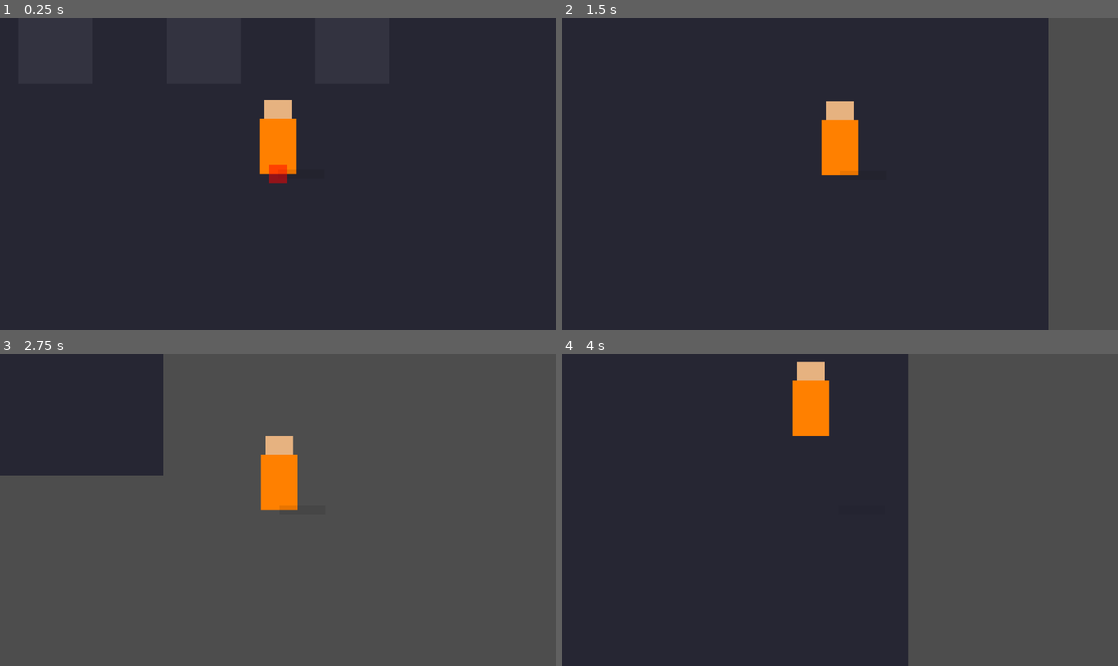
Above: before the commit, frames 1-4 (two rows, left to right).
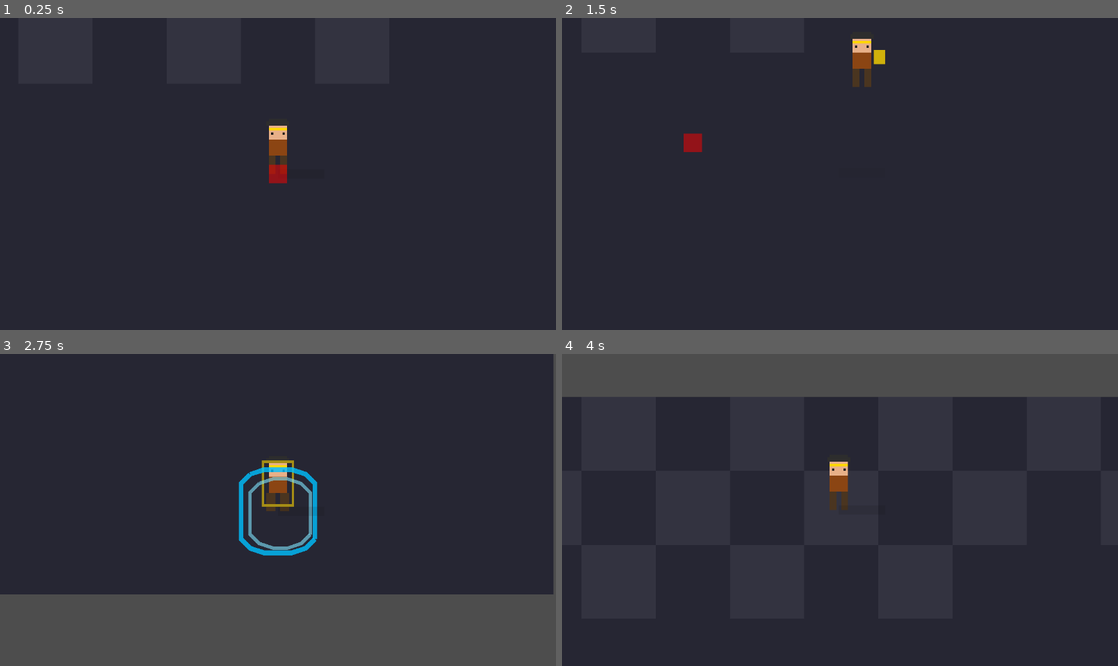
Above: after the commit, the same moments.

Repository: Moya-Gao/pixel-wukong
Game: Godot game, scene res://scenes/levels/test_level.tscn
Same seed, same stepped clock (60 frames per second), same inputs: the game is played once before the commit and once after it.
Inputs:
- Up to frame 1 (0.25 s): no input
- Up to frame 2 (1.5 s): tap Enter at 0.5 s; hold D (move_right) 0.53-1.28 s; tap K (attack_heavy) at 0.6 s; tap Space (jump) at 0.77, 1.07 s; tap J (attack_light) at 0.8, 1.35 s; hold S (move_down) from 1.28 s (still down)
- Up to frame 3 (2.75 s): tap Space (jump) at 1.52, 1.82 s; tap I (block, bound only after the commit) at 1.55 s; release S (move_down) at 2.03 s; hold D (move_right) from 2.03 s (still down); hold I (block, bound only after the commit) from 2.03 s (still down); tap Alt (block, bound only before the commit) at 2.3 s
- Up to frame 4 (4 s): release D (move_right) at 2.78 s; release I (block, bound only after the commit) at 2.78 s; hold W (move_up) 2.78-3.53 s; tap Alt (block, bound only before the commit) at 2.85 s; tap Space (jump) at 3.02, 3.32, 3.77, 3.8 s; tap Ctrl (dodge) at 3.05, 3.6 s; hold A (move_left) from 3.53 s (still down)

The runs differ from the first frame. In frame 1, 1.5% of the frame differs, in the area x 46-54%, y 26-51%; in frame 2, 15%; in frame 3, 65%, in the area x 0-100%, y 0-78%; in frame 4, 42%.

Commit message:
实现玩家战斗系统和自动化测试
- 玩家像素精灵动画系统（idle/run/jump/attack/dodge/block）
- 攻击系统：轻攻击三连击、重攻击
- 闪避系统：无敌帧、冷却、方向闪避
- 格挡系统：完美格挡窗口、护盾视觉反馈
- 自动化测试框架：无头测试 + 截图验证

Co-Authored-By: Claude Opus 4.6 <noreply@anthropic.com>

Diff:
--- a/project.godot
+++ b/project.godot
@@ -77,7 +77,7 @@
 }
 block={
 "deadzone": 0.5,
-"events": [Object(InputEventKey,"resource_local_to_scene":fa …(140 unchanged characters)… d":false,"keycode":0,"physical_keycode":4194328,"key_label":0,"unicode":0,"location":0,"echo":false,"script":null)
+"events": [Object(InputEventKey,"resource_local_to_scene":fa …(140 unchanged characters)… d":false,"keycode":0,"physical_keycode":73,"key_label":0,"unicode":105,"location":0,"echo":false,"script":null)
 ]
 }
 
--- /dev/null
+++ b/resources/player_sprites.tres
@@ -0,0 +1,111 @@
+[gd_resource type="SpriteFrames" format=3 uid="uid://bq5qm8x6nvhqq"]
+
+[ext_resource type="Texture2D" path="res://assets/sprites/player/idle_1.png" id="idle_1"]
+[ext_resource type="Texture2D" path="res://assets/sprites/player/idle_2.png" id="idle_2"]
+[ext_resource type="Texture2D" path="res://assets/sprites/player/run_1.png" id="run_1"]
+[ext_resource type="Texture2D" path="res://assets/sprites/player/run_2.png" id="run_2"]
+[ext_resource type="Texture2D" path="res://assets/sprites/player/run_3.png" id="run_3"]
+[ext_resource type="Texture2D" path="res://assets/sprites/player/run_4.png" id="run_4"]
+[ext_resource type="Texture2D" path="res://assets/sprites/player/jump_rise.png" id="jump_rise"]
+[ext_resource type="Texture2D" path="res://assets/sprites/player/jump_fall.png" id="jump_fall"]
+[ext_resource type="Texture2D" path="res://assets/sprites/player/attack_light_1.png" id="attack_light_1"]
+[ext_resource type="Texture2D" path="res://assets/sprites/player/attack_light_2.png" id="attack_light_2"]
+[ext_resource type="Texture2D" path="res://assets/sprites/player/attack_light_3.png" id="attack_light_3"]
+[ext_resource type="Texture2D" path="res://assets/sprites/player/attack_heavy.png" id="attack_heavy"]
+[ext_resource type="Texture2D" path="res://assets/sprites/player/dodge.png" id="dodge"]
+[ext_resource type="Texture2D" path="res://assets/sprites/player/block.png" id="block"]
+
+[resource]
+animations = [{
+"frames": [{
+"duration": 1.0,
+"texture": ExtResource("idle_1")
+}, {
+"duration": 1.0,
+"texture": ExtResource("idle_2")
+}],
+"loop": true,
+"name": &"idle",
+"speed": 3.0
+}, {
+"frames": [{
+"duration": 1.0,
+"texture": ExtResource("run_1")
+}, {
+"duration": 1.0,
+"texture": ExtResource("run_2")
+}, {
+"duration": 1.0,
+"texture": ExtResource("run_3")
+}, {
+"duration": 1.0,
+"texture": ExtResource("run_4")
+}],
+"loop": true,
+"name": &"run",
+"speed": 8.0
+}, {
+"frames": [{
+"duration": 1.0,
+"texture": ExtResource("jump_rise")
+}],
+"loop": false,
+"name": &"jump_rise",
+"speed": 1.0
+}, {
+"frames": [{
+"duration": 1.0,
+"texture": ExtResource("jump_fall")
+}],
+"loop": false,
+"name": &"jump_fall",
+"speed": 1.0
+}, {
+"frames": [{
+"duration": 1.0,
+"texture": ExtResource("attack_light_1")
+}],
+"loop": false,
+"name": &"attack_light_1",
+"speed": 10.0
+}, {
+"frames": [{
+"duration": 1.0,
+"texture": ExtResource("attack_light_2")
+}],
+"loop": false,
+"name": &"attack_light_2",
+"speed": 10.0
+}, {
+"frames": [{
+"duration": 1.0,
+"texture": ExtResource("attack_light_3")
+}],
+"loop": false,
+"name": &"attack_light_3",
+"speed": 10.0
+}, {
+"frames": [{
+"duration": 1.0,
+"texture": ExtResource("attack_heavy")
+}],
+"loop": false,
+"name": &"attack_heavy",
+"speed": 6.0
+}, {
+"frames": [{
+"duration": 1.0,
+"texture": ExtResource("dodge")
+}],
+"loop": false,
+"name": &"dodge",
+"speed": 12.0
+}, {
+"frames": [{
+"duration": 1.0,
+"texture": ExtResource("block")
+}],
+"loop": false,
+"name": &"block",
+"speed": 1.0
+}]
--- a/scenes/player.tscn
+++ b/scenes/player.tscn
@@ -1,7 +1,8 @@
-[gd_scene load_steps=5 format=3 uid="uid://c8hbxrxvxwx2j"]
+[gd_scene load_steps=6 format=3 uid="uid://c8hbxrxvxwx2j"]
 
 [ext_resource type="Script" path="res://scripts/player/player_controller.gd" id="1_player"]
 [ext_resource type="Script" path="res://scripts/player/player_state.gd" id="2_state"]
+[ext_resource type="SpriteFrames" path="res://resources/player_sprites.tres" id="3_sprites"]
 
 [sub_resource type="CircleShape2D" id="CircleShape2D_body"]
 radius = 8.0
@@ -21,19 +22,35 @@
 [node name="SpriteRoot" type="Node2D" parent="."]
 position = Vector2(0, 0)
 
-[node name="Body" type="ColorRect" parent="SpriteRoot"]
-offset_left = -8.0
-offset_top = -24.0
-offset_right = 8.0
-offset_bottom = 0.0
-color = Color(1, 0.5, 0, 1)
+[node name="AnimatedSprite2D" type="AnimatedSprite2D" parent="SpriteRoot"]
+position = Vector2(0, -12)
+sprite_frames = ExtResource("3_sprites")
+animation = &"idle"
+autoplay = ""
 
-[node name="Head" type="ColorRect" parent="SpriteRoot"]
-offset_left = -6.0
-offset_top = -32.0
-offset_right = 6.0
-offset_bottom = -24.0
-color = Color(0.9, 0.7, 0.5, 1)
+[node name="ShieldEffect" type="Node2D" parent="SpriteRoot"]
+visible = false
+
+[node name="ShieldOuter" type="Line2D" parent="SpriteRoot/ShieldEffect"]
+points = PackedVector2Array(-12, -16, -16, -12, -16, -6, -16, 0, -16, 6, -16, 12, -12, 16, -6, 18, 0, 18, 6, 18, 12, 16, 16, 12, 16, 12, 16, 6, 16, 0, 16, -6, 16, -12, 12, -16, 6, -18, 0, -18, -6, -18, -12, -16)
+closed = true
+width = 2.0
+default_color = Color(0, 0.75, 1, 0.8)
+
+[node name="ShieldInner" type="Line2D" parent="SpriteRoot/ShieldEffect"]
+points = PackedVector2Array(-8, -12, -12, -8, -12, -2, -12, 4, -12, 10, -8, 14, -2, 16, 4, 16, 10, 14, 14, 10, 14, 10, 14, 4, 14, -2, 14, -8, 10, -12, 4, -14, -2, -14, -8, -12)
+closed = true
+width = 1.5
+default_color = Color(0.5, 0.9, 1, 0.6)
+
+[node name="PerfectBlockGlow" type="PointLight2D" parent="SpriteRoot/ShieldEffect"]
+position = Vector2(0, -10)
+color = Color(1, 0.85, 0, 1)
+energy = 2.0
+enabled = false
+shadow_enabled = false
+texture = null
+texture_scale = 0.5
 
 [node name="Shadow" type="ColorRect" parent="."]
 offset_left = -10.0
--- a/scripts/player/player_controller.gd
+++ b/scripts/player/player_controller.gd
@@ -1,5 +1,6 @@
 extends CharacterBody2D
 
+# 移动参数
 const SPEED = 200.0
 
 # 跳跃参数
@@ -10,18 +11,86 @@
 const JUMP_GRAVITY = 600.0
 
 # 视觉偏移（伪3D效果）
-var visual_offset_x = 0.0  # 跳跃时的视觉水平偏移
-const MAX_VISUAL_OFFSET = 15.0  # 最大视觉偏移量
+var visual_offset_x = 0.0
+const MAX_VISUAL_OFFSET = 15.0
 
 # 朝向
 var facing_right = true
 
+# 当前动画状态
+var current_anim = ""
+
+# 攻击系统
+var is_attacking = false
+var attack_combo = 0
+var attack_timer = 0.0
+var combo_window_timer = 0.0
+var can_combo = false
+
+const ATTACK_DURATION = 0.25
+const COMBO_WINDOW = 0.3
+const HEAVY_ATTACK_DURATION = 0.4
+
+# 闪避系统
+var is_dodging = false
+var dodge_timer = 0.0
+var dodge_direction = Vector2.RIGHT
+var is_invincible = false
+var dodge_cooldown_timer = 0.0
+
+const DODGE_SPEED = 400.0
+const DODGE_DURATION = 0.2
+const DODGE_COOLDOWN = 0.5
+const INVINCIBLE_START = 0.05
+const INVINCIBLE_END = 0.15
+
+# 格挡系统
+var is_blocking = false
+var perfect_block_timer = 0.0
+var is_perfect_block = false
+
+const BLOCK_SPEED = 80.0  # 格挡时移动速度大幅降低
+const PERFECT_BLOCK_WINDOW = 0.15  # 完美格挡窗口
+
 # 节点引用
 @onready var sprite_root = $SpriteRoot
+@onready var animated_sprite = $SpriteRoot/AnimatedSprite2D
 @onready var shadow = $Shadow
+@onready var hitbox = $Hitbox
+@onready var hitbox_collision = $Hitbox/CollisionShape2D
+@onready var hurtbox = $Hurtbox
+@onready var shield_effect = $SpriteRoot/ShieldEffect
+@onready var perfect_block_glow = $SpriteRoot/ShieldEffect/PerfectBlockGlow
 
 func _physics_process(delta):
-	# 移动输入
+	# 更新冷却和计时器
+	if dodge_cooldown_timer > 0:
+		dodge_cooldown_timer -= delta
+	if perfect_block_timer > 0:
+		perfect_block_timer -= delta
+		if perfect_block_timer <= 0:
+			is_perfect_block = false
+
+	# 处理不同状态
+	if is_dodging:
+		_process_dodge(delta)
+	elif is_blocking:
+		_process_block(delta)
+	elif is_attacking:
+		_process_attack(delta)
+	else:
+		_process_movement(delta)
+
+	# 更新跳跃物理
+	if is_jumping:
+		_update_jump(delta)
+
+	move_and_slide()
+	_update_visual()
+	_update_animation()
+
+func _process_movement(delta):
+	"""处理移动输入"""
 	var direction = Vector2.ZERO
 	if Input.is_action_pressed("move_right"):
 		direction.x += 1
@@ -40,12 +109,215 @@
 	if Input.is_action_just_pressed("jump") and not is_jumping:
 		_start_jump()
 
-	# 更新跳跃物理
-	if is_jumping:
-		_update_jump(delta)
-
-	move_and_slide()
-	_update_visual()
+	# 格挡（按住）
+	if Input.is_action_pressed("block"):
+		_start_block()
+		return
+
+	# 闪避
+	if Input.is_action_just_pressed("dodge") and dodge_cooldown_timer <= 0:
+		_start_dodge(direction)
+		return
+
+	# 攻击输入
+	if Input.is_action_just_pressed("attack_light"):
+		_start_light_attack()
+	elif Input.is_action_just_pressed("attack_heavy"):
+		_start_heavy_attack()
+
+	# 连击窗口计时
+	if combo_window_timer > 0:
+		combo_window_timer -= delta
+		if combo_window_timer <= 0:
+			attack_combo = 0
+
+func _process_attack(delta):
+	"""处理攻击状态"""
+	attack_timer -= delta
+
+	# 攻击期间可以输入下一击或格挡
+	if can_combo and Input.is_action_just_pressed("attack_light"):
+		_queue_next_attack()
+
+	# 攻击期间可以取消为格挡
+	if Input.is_action_pressed("block"):
+		_end_attack()
+		_start_block()
+		return
+
+	# 攻击结束
+	if attack_timer <= 0:
+		_end_attack()
+
+func _process_dodge(delta):
+	"""处理闪避状态"""
+	dodge_timer -= delta
+
+	# 无敌帧管理
+	if dodge_timer <= DODGE_DURATION - INVINCIBLE_START and dodge_timer >= DODGE_DURATION - INVINCIBLE_END:
+		if not is_invincible:
+			is_invincible = true
+			_set_hurtbox_active(false)
+	else:
+		if is_invincible:
+			is_invincible = false
+			_set_hurtbox_active(true)
+
+	# 闪避移动
+	velocity = dodge_direction * DODGE_SPEED
+
+	# 闪避结束
+	if dodge_timer <= 0:
+		_end_dodge()
+
+func _process_block(delta):
+	"""处理格挡状态"""
+	# 格挡时可以缓慢移动
+	var direction = Vector2.ZERO
+	if Input.is_action_pressed("move_right"):
+		direction.x += 1
+		facing_right = true
+	if Input.is_action_pressed("move_left"):
+		direction.x -= 1
+		facing_right = false
+	if Input.is_action_pressed("move_down"):
+		direction.y += 1
+	if Input.is_action_pressed("move_up"):
+		direction.y -= 1
+
+	velocity = direction.normalized() * BLOCK_SPEED
+
+	# 更新完美格挡视觉
+	_update_shield_visual()
+
+	# 松开格挡键结束格挡
+	if not Input.is_action_pressed("block"):
+		_end_block()
+		return
+
+	# 格挡期间可以取消为闪避
+	if Input.is_action_just_pressed("dodge") and dodge_cooldown_timer <= 0:
+		_end_block()
+		_start_dodge(direction)
+		return
+
+func _start_block():
+	"""开始格挡"""
+	var was_blocking = is_blocking
+	is_blocking = true
+
+	# 只在刚按下时设置完美格挡窗口
+	if not was_blocking:
+		perfect_block_timer = PERFECT_BLOCK_WINDOW
+		is_perfect_block = true
+		# 取消当前攻击
+		if is_attacking:
+			_end_attack()
+
+	# 显示护盾效果
+	_show_shield_effect(true)
+
+func _end_block():
+	"""结束格挡"""
+	is_blocking = false
+	is_perfect_block = false
+	perfect_block_timer = 0.0
+
+	# 隐藏护盾效果
+	_show_shield_effect(false)
+
+func _show_shield_effect(show: bool):
+	"""显示或隐藏护盾效果"""
+	if shield_effect:
+		shield_effect.visible = show
+
+func _update_shield_visual():
+	"""更新护盾视觉效果"""
+	if perfect_block_glow:
+		perfect_block_glow.enabled = is_perfect_block
+
+func _start_dodge(direction: Vector2):
+	"""开始闪避"""
+	is_dodging = true
+	dodge_timer = DODGE_DURATION
+	dodge_cooldown_timer = DODGE_COOLDOWN
+
+	# 确定闪避方向
+	if direction.length() > 0.1:
+		dodge_direction = direction.normalized()
+	else:
+		dodge_direction = Vector2.RIGHT if facing_right else Vector2.LEFT
+
+	# 取消当前状态
+	if is_attacking:
+		_end_attack()
+	if is_blocking:
+		_end_block()
+
+func _end_dodge():
+	"""结束闪避"""
+	is_dodging = false
+	dodge_timer = 0
+	is_invincible = false
+	_set_hurtbox_active(true)
+	velocity = Vector2.ZERO
+
+func _set_hurtbox_active(active: bool):
+	"""设置受伤碰撞箱是否激活"""
+	if hurtbox:
+		for child in hurtbox.get_children():
+			if child is CollisionShape2D:
+				child.disabled = not active
+
+func _start_light_attack():
+	"""开始轻攻击"""
+	if attack_combo == 0:
+		attack_combo = 1
+	else:
+		attack_combo = min(attack_combo + 1, 3)
+
+	is_attacking = true
+	attack_timer = ATTACK_DURATION
+	can_combo = false
+	velocity = Vector2.ZERO
+
+	_activate_hitbox()
+
+func _start_heavy_attack():
+	"""开始重攻击"""
+	is_attacking = true
+	attack_combo = 0
+	attack_timer = HEAVY_ATTACK_DURATION
+	can_combo = false
+	velocity = Vector2.ZERO
+
+	_activate_hitbox()
+
+func _queue_next_attack():
+	"""预输入下一击"""
+	if attack_combo < 3:
+		combo_window_timer = COMBO_WINDOW
+
+func _end_attack():
+	"""结束攻击"""
+	is_attacking = false
+	attack_timer = 0
+	can_combo = false
+
+	if combo_window_timer <= 0:
+		attack_combo = 0
+
+	_deactivate_hitbox()
+
+func _activate_hitbox():
+	"""激活攻击碰撞箱"""
+	if hitbox_collision:
+		hitbox_collision.disabled = false
+
+func _deactivate_hitbox():
+	"""禁用攻击碰撞箱"""
+	if hitbox_collision:
+		hitbox_collision.disabled = true
 
 func _start_jump():
 	is_jumping = true
@@ -53,36 +325,27 @@
 	jump_velocity = sqrt(2 * JUMP_GRAVITY * MAX_JUMP_HEIGHT)
 
 func _update_jump(delta):
-	# 高度变化
 	jump_velocity -= JUMP_GRAVITY * delta
 	jump_height += jump_velocity * delta
 
-	# 落地检测
 	if jump_height <= 0.0:
 		jump_height = 0.0
 		jump_velocity = 0.0
 		is_jumping = false
 
 func _update_visual():
-	# 计算跳跃时的视觉偏移（往朝向方向偏移）
 	if is_jumping:
-		# 视觉偏移随高度变化：上升时增加，下降时减少
 		var height_ratio = jump_height / MAX_JUMP_HEIGHT
 		visual_offset_x = MAX_VISUAL_OFFSET * height_ratio
 	else:
 		visual_offset_x = 0.0
 
-	# 应用视觉偏移（只有精灵偏移，实际位置不变）
 	if sprite_root:
-		# 根据朝向决定偏移方向
 		var offset_direction = 1 if facing_right else -1
 		sprite_root.position.x = visual_offset_x * offset_direction
 		sprite_root.position.y = -jump_height
-
-		# 根据朝向翻转精灵
 		sprite_root.scale.x = 1 if facing_right else -1
 
-	# 阴影保持在原地（不偏移）
 	if shadow:
 		shadow.position.x = 0
 		if is_jumping:
@@ -90,3 +353,59 @@
 			shadow.modulate.a = alpha
 		else:
 			shadow.modulate.a = 0.3
+
+func _update_animation():
+	"""根据玩家状态更新动画"""
+	if not animated_sprite:
+		return
+
+	var new_anim = ""
+
+	# 状态优先级：闪避 > 格挡 > 攻击 > 跳跃 > 移动 > 站立
+	if is_dodging:
+		new_anim = "dodge"
+	elif is_blocking:
+		new_anim = "block"
+	elif is_attacking:
+		if attack_combo == 0:
+			new_anim = "attack_heavy"
+		else:
+			new_anim = "attack_light_%d" % attack_combo
+	elif is_jumping:
+		if jump_velocity > 0:
+			new_anim = "jump_rise"
+		else:
+			new_anim = "jump_fall"
+	elif velocity.length() > 10:
+		new_anim = "run"
+	else:
+		new_anim = "idle"
+
+	if new_anim != current_anim:
+		current_anim = new_anim
+		animated_sprite.play(new_anim)
+
+		# 攻击动画播放到一半时允许输入下一击
+		if new_anim.begins_with("attack"):
+			await get_tree().create_timer(ATTACK_DURATION * 0.5).timeout
+			can_combo = true
+
+# ========== 公共接口（供其他系统调用） ==========
+
+func can_take_damage() -> bool:
+	"""检查是否可以受到伤害"""
+	if is_dodging and is_invincible:
+		return false
+	return true
+
+func is_perfect_blocking() -> bool:
+	"""检查是否处于完美格挡状态"""
+	return is_blocking and is_perfect_block
+
+func get_block_state() -> Dictionary:
+	"""获取格挡状态信息"""
+	return {
+		"is_blocking": is_blocking,
+		"is_perfect": is_perfect_block,
+		"perfect_timer": perfect_block_timer
+	}
--- /dev/null
+++ b/scripts/tests/test_runner.gd
@@ -0,0 +1,249 @@
+## 测试运行器
+## 自动运行所有测试并输出结果
+extends SceneTree
+
+var tests_passed = 0
+var tests_failed = 0
+var current_test_name = ""
+
+func _init():
+	print("\n========================================")
+	print("  像素悟空 - 自动化测试")
+	print("========================================\n")
+
+func _initialize():
+	# 运行测试
+	await _run_all_tests()
+
+	# 输出结果
+	_print_summary()
+
+	# 退出
+	quit(0 if tests_failed == 0 else 1)
+
+func _run_all_tests():
+	# 测试玩家功能
+	await _run_test("玩家初始化", _test_player_init)
+	await _run_test("玩家动画状态", _test_player_animation)
+	await _run_test("玩家移动", _test_player_movement)
+	await _run_test("玩家攻击系统", _test_player_attack)
+	await _run_test("玩家闪避系统", _test_player_dodge)
+	await _run_test("玩家格挡系统", _test_player_block)
+
+func _run_test(test_name: String, test_func: Callable):
+	current_test_name = test_name
+	print("[测试] %s..." % test_name)
+
+	var result = await test_func.call()
+
+	if result is bool and result == true:
+		tests_passed += 1
+		print("  ✅ 通过\n")
+	else:
+		tests_failed += 1
+		var error_msg = result if result is String else "未知错误"
+		print("  ❌ 失败: %s\n" % error_msg)
+
+func _print_summary():
+	print("========================================")
+	print("  测试完成: %d 通过, %d 失败" % [tests_passed, tests_failed])
+	print("========================================\n")
+
+# ========== 测试用例 ==========
+
+func _test_player_init() -> Variant:
+	"""测试玩家初始化"""
+	var player = _create_player()
+
+	if not player:
+		return "无法创建玩家实例"
+
+	if not player.has_method("_physics_process"):
+		return "玩家缺少 _physics_process 方法"
+
+	if player.facing_right != true:
+		return "玩家初始朝向应为右侧"
+
+	return true
+
+func _test_player_animation() -> Variant:
+	"""测试玩家动画状态"""
+	var player = _create_player()
+
+	if not player:
+		return "无法创建玩家实例"
+
+	# 直接获取子节点（不依赖 @onready）
+	var sprite_root = player.get_node_or_null("SpriteRoot")
+	if not sprite_root:
+		return "缺少 SpriteRoot 节点"
+
+	var animated_sprite = sprite_root.get_node_or_null("AnimatedSprite2D")
+	if not animated_sprite:
+		return "缺少 AnimatedSprite2D 组件"
+
+	# 检查动画资源
+	var sprite_frames = animated_sprite.sprite_frames
+	if not sprite_frames:
+		return "缺少 SpriteFrames 资源"
+
+	var animations = sprite_frames.get_animation_names()
+	var required_anims = ["idle", "run", "jump_rise", "jump_fall"]
+
+	for anim in required_anims:
+		if anim not in animations:
+			return "缺少动画: %s" % anim
+
+	return true
+
+func _test_player_movement() -> Variant:
+	"""测试玩家移动参数"""
+	var player = _create_player()
+
+	if not player:
+		return "无法创建玩家实例"
+
+	# 检查移动速度
+	if player.SPEED <= 0:
+		return "移动速度应大于 0"
+
+	# 检查跳跃参数
+	if player.MAX_JUMP_HEIGHT <= 0:
+		return "跳跃高度应大于 0"
+
+	if player.JUMP_GRAVITY <= 0:
+		return "跳跃重力应大于 0"
+
+	return true
+
+func _test_player_attack() -> Variant:
+	"""测试玩家攻击系统"""
+	var player = _create_player()
+
+	if not player:
+		return "无法创建玩家实例"
+
+	# 检查攻击参数
+	if player.ATTACK_DURATION <= 0:
+		return "攻击持续时间应大于 0"
+
+	if player.COMBO_WINDOW <= 0:
+		return "连击窗口应大于 0"
+
+	# 检查初始状态
+	if player.is_attacking != false:
+		return "初始状态不应在攻击中"
+
+	if player.attack_combo != 0:
+		return "初始连击数应为 0"
+
+	# 检查攻击动画资源
+	var sprite_root = player.get_node_or_null("SpriteRoot")
+	if sprite_root:
+		var animated_sprite = sprite_root.get_node_or_null("AnimatedSprite2D")
+		if animated_sprite:
+			var sprite_frames = animated_sprite.sprite_frames
+			if sprite_frames:
+				var animations = sprite_frames.get_animation_names()
+				var required_anims = ["attack_light_1", "attack_light_2", "attack_light_3", "attack_heavy"]
+				for anim in required_anims:
+					if anim not in animations:
+						return "缺少攻击动画: %s" % anim
+
+	return true
+
+func _test_player_dodge() -> Variant:
+	"""测试玩家闪避系统"""
+	var player = _create_player()
+
+	if not player:
+		return "无法创建玩家实例"
+
+	# 检查闪避参数
+	if player.DODGE_SPEED <= 0:
+		return "闪避速度应大于 0"
+
+	if player.DODGE_DURATION <= 0:
+		return "闪避持续时间应大于 0"
+
+	if player.DODGE_COOLDOWN <= 0:
+		return "闪避冷却应大于 0"
+
+	# 检查无敌帧设置
+	if player.INVINCIBLE_START >= player.INVINCIBLE_END:
+		return "无敌帧开始时间应小于结束时间"
+
+	# 检查初始状态
+	if player.is_dodging != false:
+		return "初始状态不应在闪避中"
+
+	if player.is_invincible != false:
+		return "初始状态不应无敌"
+
+	# 检查闪避动画
+	var sprite_root = player.get_node_or_null("SpriteRoot")
+	if sprite_root:
+		var animated_sprite = sprite_root.get_node_or_null("AnimatedSprite2D")
+		if animated_sprite:
+			var sprite_frames = animated_sprite.sprite_frames
+			if sprite_frames:
+				var animations = sprite_frames.get_animation_names()
+				if "dodge" not in animations:
+					return "缺少闪避动画: dodge"
+
+	return true
+
+func _test_player_block() -> Variant:
+	"""测试玩家格挡系统"""
+	var player = _create_player()
+
+	if not player:
+		return "无法创建玩家实例"
+
+	# 检查格挡参数
+	if player.BLOCK_SPEED <= 0:
+		return "格挡移动速度应大于 0"
+
+	if player.PERFECT_BLOCK_WINDOW <= 0:
+		return "完美格挡窗口应大于 0"
+
+	# 检查初始状态
+	if player.is_blocking != false:
+		return "初始状态不应在格挡中"
+
+	if player.is_perfect_block != false:
+		return "初始状态不应处于完美格挡"
+
+	# 检查格挡动画
+	var sprite_root = player.get_node_or_null("SpriteRoot")
+	if sprite_root:
+		var animated_sprite = sprite_root.get_node_or_null("AnimatedSprite2D")
+		if animated_sprite:
+			var sprite_frames = animated_sprite.sprite_frames
+			if sprite_frames:
+				var animations = sprite_frames.get_animation_names()
+				if "block" not in animations:
+					return "缺少格挡动画: block"
+
+	# 检查公共接口
+	if not player.has_method("can_take_damage"):
+		return "缺少 can_take_damage 方法"
+
+	if not player.has_method("is_perfect_blocking"):
+		return "缺少 is_perfect_blocking 方法"
+
+	if not player.has_method("get_block_state"):
+		return "缺少 get_block_state 方法"
+
+	return true
+
+func _create_player():
+	"""创建玩家实例用于测试"""
+	var player_scene = load("res://scenes/player.tscn")
+	if not player_scene:
+		return null
+
+	var player = player_scene.instantiate()
+	# 添加到场景树以初始化 @onready 变量
+	root.add_child(player)
+	return player
Binary file added: assets/sprites/player/attack_heavy.png
Binary file added: assets/sprites/player/attack_light_1.png
Binary file added: assets/sprites/player/attack_light_2.png
Binary file added: assets/sprites/player/attack_light_3.png
Binary file added: assets/sprites/player/block.png
Binary file added: assets/sprites/player/dodge.png
Binary file added: assets/sprites/player/idle_1.png
Binary file added: assets/sprites/player/idle_2.png
Binary file added: assets/sprites/player/jump_fall.png
Binary file added: assets/sprites/player/jump_rise.png
Binary file added: assets/sprites/player/run_1.png
Binary file added: assets/sprites/player/run_2.png
(and 5 more such lines)
